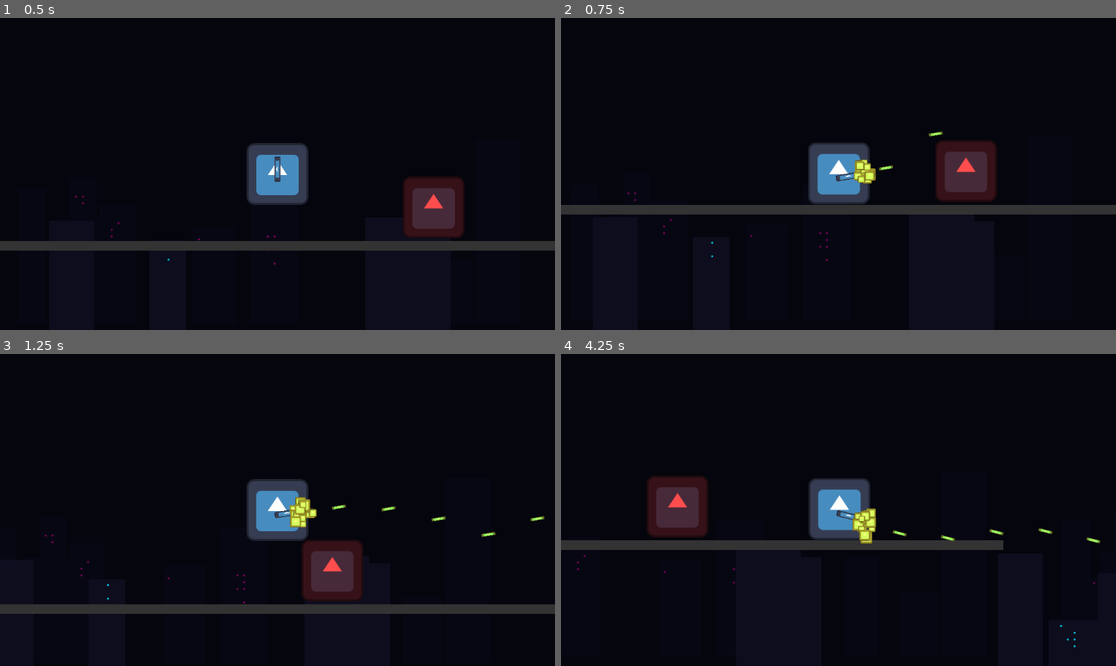
Above: before the commit, frames 1-4 (two rows, left to right).
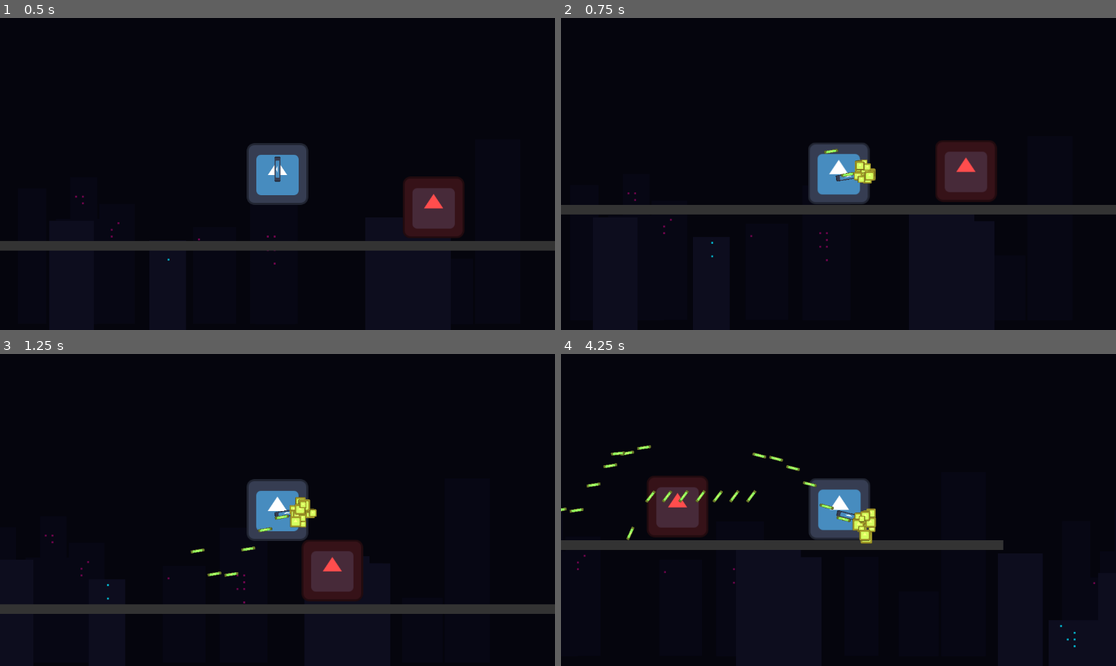
Above: after the commit, the same moments.

Repository: Viet-6/test-pcaF
Game: Godot game, scene res://scenes/levels/test_level.tscn
Same seed, same stepped clock (60 frames per second), same inputs: the game is played once before the commit and once after it. The engine's default icon, where the game draws it, is replaced by a stand-in: a white triangle on a blue panel in a dark square.
Inputs (mouse positions are in pixels of both pictures, inside the frame that each line leads up to):
- Up to frame 1 (0.5 s): no input
- Up to frame 2 (0.75 s): move the mouse to (960, 158) at 0.52 s; press the mouse at (960, 158) at 0.53 s; hold D (move_right) from 0.53 s (still down)
- Up to frame 3 (1.25 s): keep holding D (move_right); tap Space (jump) at 0.77 s
- Up to frame 4 (4.25 s): move the mouse to (727, 525) at 1.27 s; release the mouse at (727, 525) at 1.28 s; click (727, 525) at 1.35 s; tap Space (jump) at 1.52, 3.02, 3.77 s; move the mouse to (894, 441) at 2.02 s; release D (move_right) at 2.03 s; press the mouse at (894, 441) at 2.03 s; hold A (move_left) 2.03-2.78 s; move the mouse to (810, 572) at 2.77 s; release the mouse at (810, 572) at 2.78 s; hold D (move_right) from 2.78 s (still down); click (810, 572) at 2.85 s; move the mouse to (1005, 556) at 3.52 s; press the mouse at (1005, 556) at 3.53 s

Frame 1 is identical in both runs. In frame 2, 0.1% of the frame differs, in the area x 47-69%, y 36-52%; in frame 3, 0.3%; in frame 4, 0.7%, in the area x 0-98%, y 29-61%.
Error after the commit: Parse Error: Identifier "impact_effect_scene" not declared in the current scope. (res://scripts/projectile.gd:44)

Commit message:
fix enemy #10

Diff:
--- a/scripts/projectile.gd
+++ b/scripts/projectile.gd
@@ -13,22 +13,33 @@
 	body_entered.connect(_on_body_entered)
 
 func _physics_process(delta):
-	position += transform.x * speed * delta
+	var space_state = get_world_2d().direct_space_state
+	var current_pos = global_position
+	var next_pos = current_pos + transform.x * speed * delta
 
-	# Manual check for overlaps (Fallback for high speed)
-	var overlaps = get_overlapping_bodies()
-	if overlaps.size() > 0:
-		print("Projectil Overlaps: ", overlaps)
-	for body in overlaps:
-		_on_body_entered(body)
+	# Raycast from current to next position to detect hits between frames (prevents tunneling)
+	var query = PhysicsRayQueryParameters2D.create(current_pos, next_pos)
+	query.collide_with_bodies = true
+	query.collide_with_areas = true
+	# Exclude shooter (if we had a reference) and self
+	query.exclude = [self]
 
-@export var impact_effect_scene: PackedScene
+	var result = space_state.intersect_ray(query)
 
-func _on_body_entered(body):
-	# Ignore collision with the shooter (if setup correctly via layers/masks, but safe guard here)
-	if body.is_in_group("player"):
-		return
+	if result:
+		# Hit something!
+		var body = result.collider
 
+		# Manual filtering (since we can't easily exclude group via query without RID)
+		if body.is_in_group("player"):
+			position = next_pos # Pass through player
+		else:
+			position = result.position # Move to hit point
+			_on_hit(body)
+	else:
+		position = next_pos
+
+func _on_hit(body):
 	# Start Impact Effect
 	if impact_effect_scene:
 		var impact = impact_effect_scene.instantiate()
@@ -38,8 +49,13 @@
 
 	print("Hit: ", body.name)
 
-	# TODO: Apply Damage if body has "take_damage" method
 	if body.has_method("take_damage"):
 		body.take_damage(damage)
 
 	queue_free()
+
+func _on_body_entered(body):
+	# Keep Area2D check just in case, but rely mainly on RayCast
+	if body.is_in_group("player"):
+		return
+	_on_hit(body)
